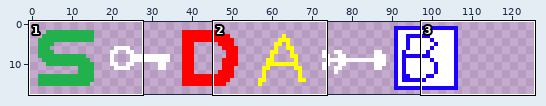
One commit to this sprite sheet: img/markers.png. Above: a wide view before the commit, with the close-up outlined.
Close-up. Old version:
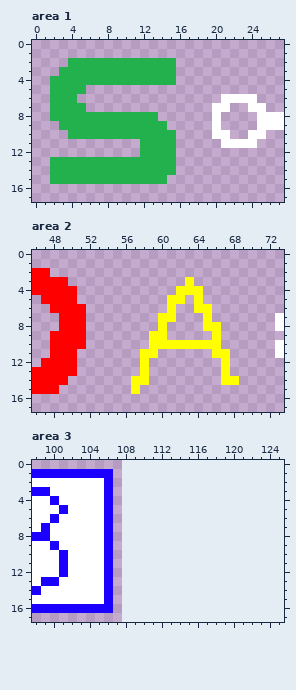
The file is 108x18 pixels. Shown: area 1: x 0..27, y 0..17; area 2: x 46..73, y 0..17; area 3: x 98..125, y 0..17. The old version is drawn lined up with the new one, on the new canvas.
After:
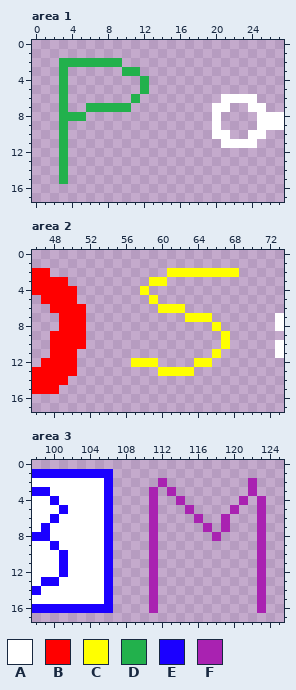
Palette (. is transparent): A #ffffff  B #ff0000  C #ffff00  D #22b14c  E #1b00ff  F #a922b1
Change:
canvas 108x18 -> 126x18
Area 1:
Colour D is added in row 2 at x 3; in row 5 at x 12; in row 6 at x 11; in row 7 at x 6 to 10; in rows 10 to 12 at x 3.
The author cleared colour D in row 2 at x 10 to 15; in row 3 at x 4 to 9 and 12 to 15; in row 4 at x 2, 4 to 11 and 13 to 15; in row 5 at x 2 and 4 to 5; in row 6 at x 2 and 4; in row 7 at x 2 and 4 to 5.
The author cleared colour D in row 8 at x 2 and 6 to 13; in row 9 at x 4 to 14; in row 10 at x 4 to 15; in rows 11 to 12 at x 12 to 15; in rows 13 to 14 at x 2 and 4 to 15; in row 15 at x 2 and 4 to 14.
Area 2:
Colour C is added in row 2 at x 61 to 68; in row 3 at x 59 to 60; in row 4 at x 58; in row 5 at x 59; in row 6 at x 60 and 62; in row 7 at x 63 to 64.
Colour C is added in rows 9 to 10 at x 67; in row 12 at x 57, 59 and 64 to 65; in row 13 at x 60 to 63.
The author cleared colour C in row 3 at x 63; in row 4 at x 62 to 64; in row 5 at x 61 to 62 and 64; in row 6 at x 64 to 65; in row 7 at x 60 to 61; in row 8 at x 60 and 65.
The author cleared colour C in row 9 at x 59 to 60 and 66; in row 10 at x 59 to 66; in row 11 at x 58 to 59 and 67; in row 12 at x 67; in row 13 at x 58 and 67; in row 14 at x 57 to 58 and 67 to 68.
The author cleared colour C in row 15 at x 57.
Area 3:
Colour F is added in row 2 at x 112 and 122; in row 3 at x 111, 113 and 122; in row 4 at x 111, 114, 121 and 123; in row 5 at x 111, 115, 120 and 123; in row 6 at x 111, 116, 119 and 123; in row 7 at x 111, 117, 119 and 123.
Colour F is added in row 8 at x 111, 118 and 123; in rows 9 to 16 at x 111 and 123.
Where, in picture pixels (left, top, right, bottom), the same in both close-ups:
changed: (50, 58, 176, 184)
changed: (131, 268, 239, 394)
added: (149, 478, 266, 613)
